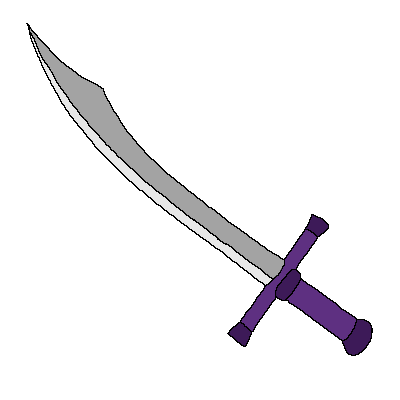
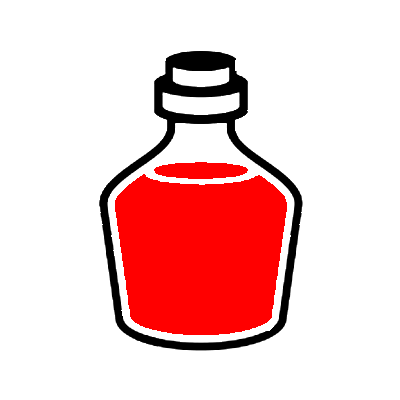
Layers edited between the first and the second 400px x 400px image:
added group "Posions" with 3 layers above "Apple" over (99, 51, 303, 351)
added layer "Layer 29" in group "Posions" over (115, 162, 287, 335)
added layer "Layer 27" in group "Posions" over (99, 51, 303, 351)
hid group "Sward" (4 layers) over (26, 23, 373, 356)
